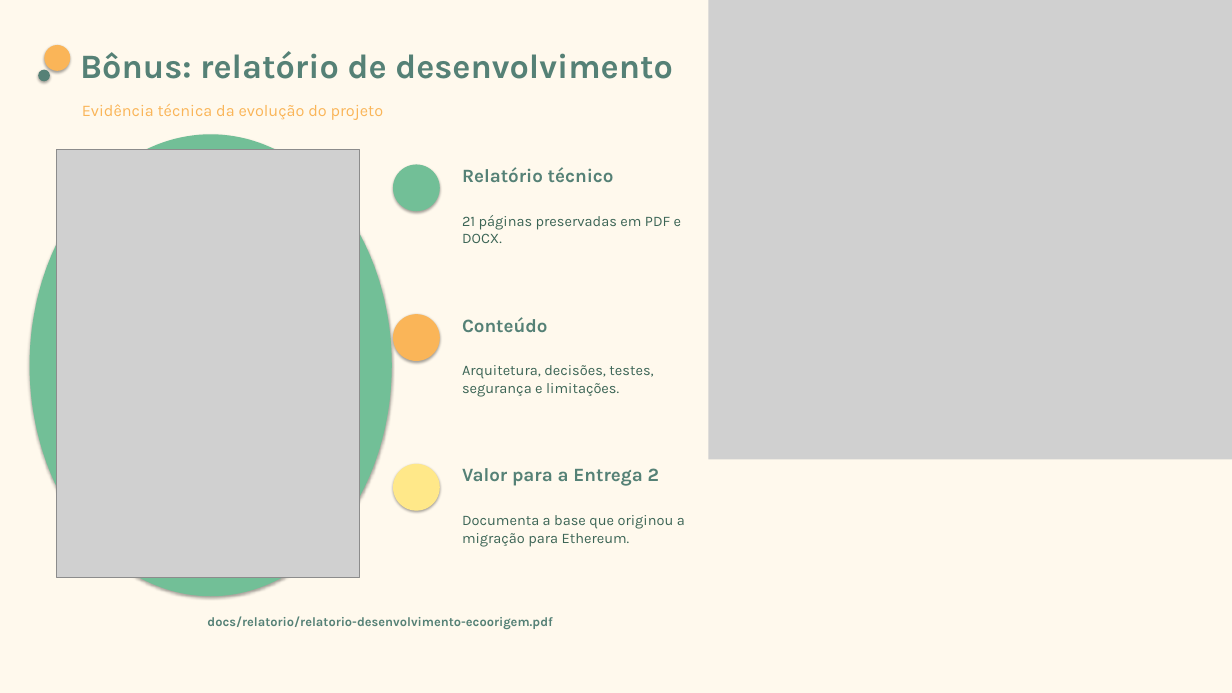
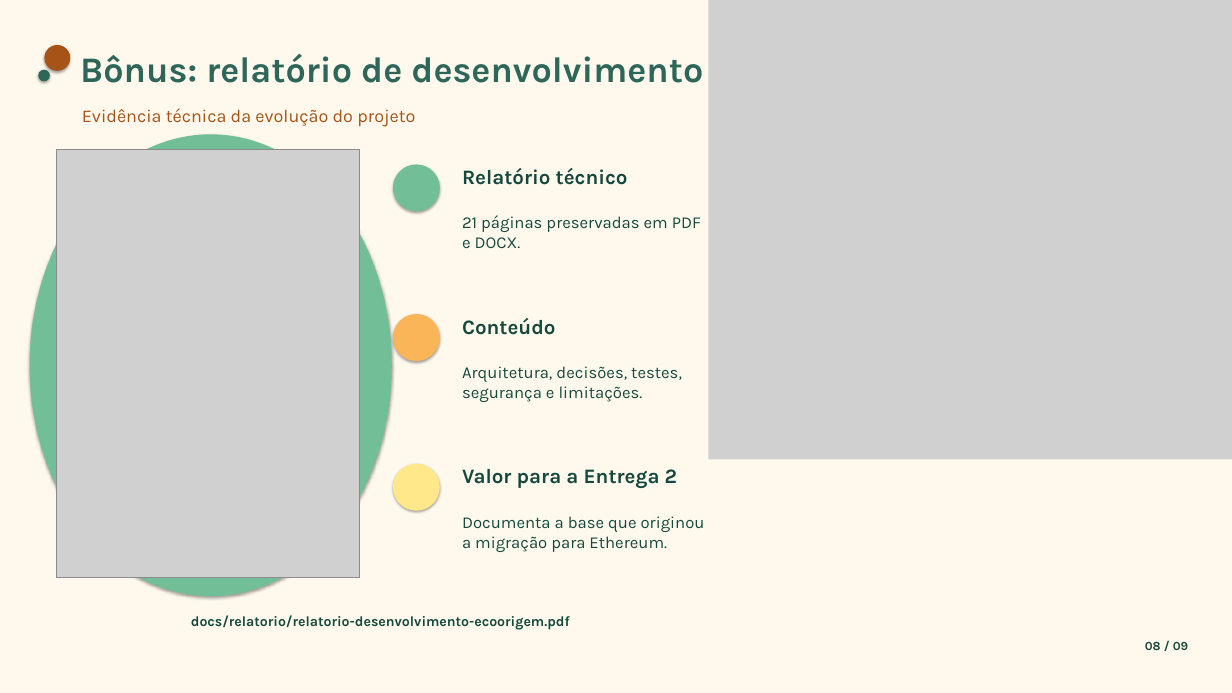
Before and after one commit to JulianaBallin/EcoOrigem, a slide deck: slide 8 of docs/slides/apresentacao-ecoorigem.pptx. Drawn at 1232x693 pixels with LibreOffice and Linux fonts; fonts in the diff are those of the drawing; grey boxes stand for pictures. Boxes give left, top, right and bottom in pixels: in the first picture for what was removed or moved away, otherwise in the second. Text is boxed around its words. In the diff, an @@ line names an element or a change of style, - is before the commit and + after.

```diff
--- a/docs/slides/apresentacao-ecoorigem.pptx
+++ b/docs/slides/apresentacao-ecoorigem.pptx
@@ ellipse at box(44, 45, 70, 71): fill #FAB558 to #A65317 @@
@@ text "Bônus: relatório de desenvolvimento" at box(80, 54, 703, 83): size 40 to 42 pt, text colour #558176 to #2F665A @@
@@ ellipse at box(38, 70, 50, 81): fill #558176 to #2F665A @@
@@ text "Evidência técnica da evolução do ..." at box(82, 108, 415, 127): size 19 to 21 pt, text colour #FAB558 to #A65317 @@
@@ size 17 to 19.5 pt, text colour #3C6556 to #17483D in 3 elements at box(462, 516, 705, 552), box(462, 215, 701, 248), box(462, 366, 682, 402) @@
@@ size 22 to 24 pt, text colour #558176 to #17483D in 3 elements at box(462, 168, 628, 185), box(462, 318, 556, 335), box(462, 469, 677, 488) @@
@@ text "docs/relatorio/relatorio-desenvolvimento-ecoorigem.pdf" at box(191, 615, 570, 630): size 15 to 16.5 pt, text colour #558176 to #17483D @@
@@ text added at box(1145, 641, 1188, 650), 14.5 pt, text #17483D, bold @@
+08 / 09
```
Also in this commit, not shown: 8 other slides changed, 1 other file.
